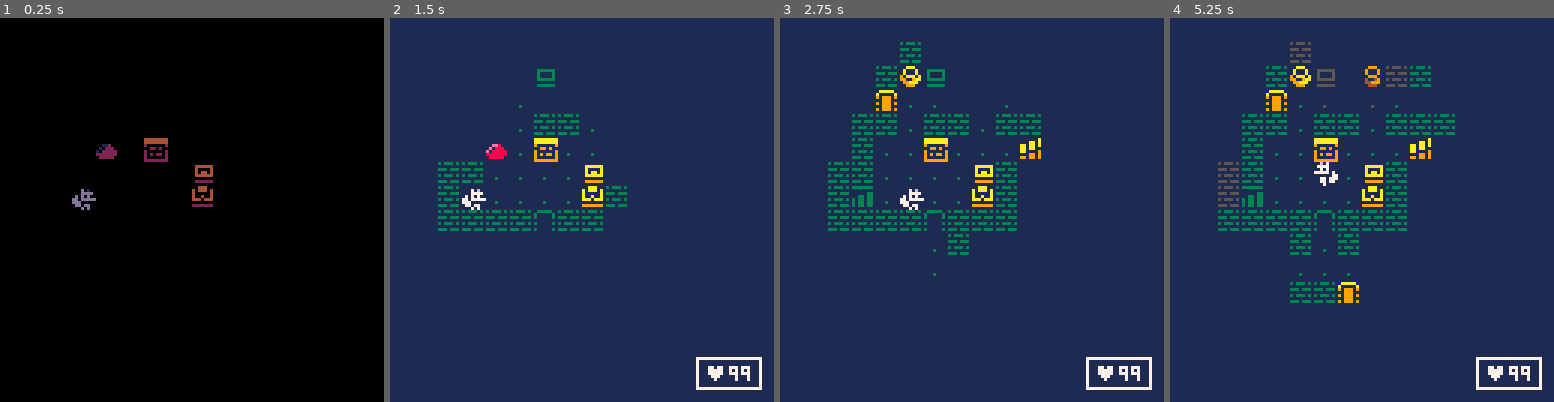
Above: before the commit, frames 1-4 (left to right).
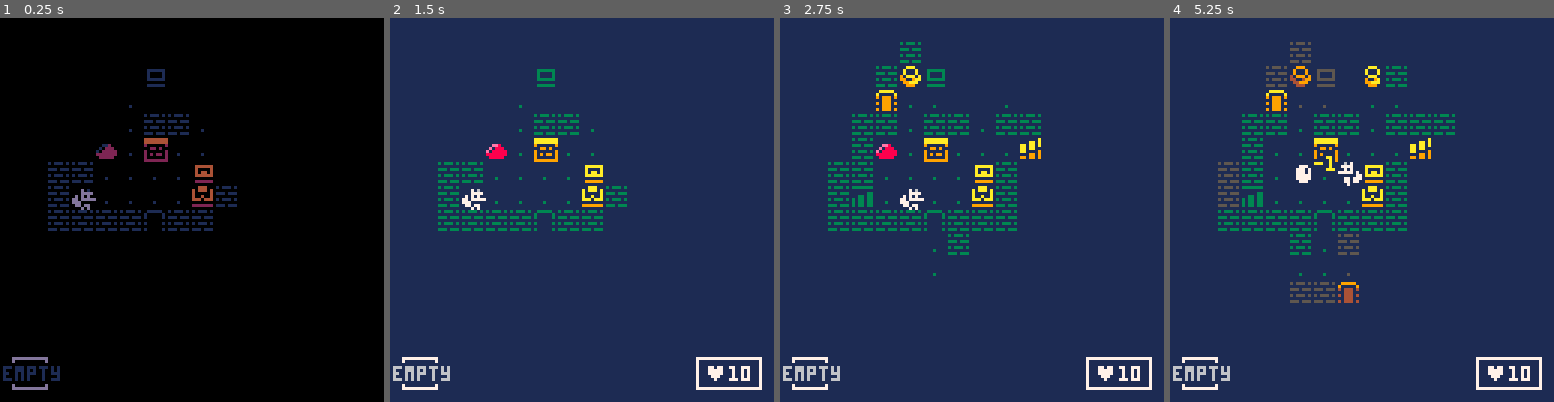
Above: after the commit, the same moments.

Repository: xjchong/pico-yggdrasil
Game: PICO-8 cartridge yggdrasil.p8
The game is run twice, just before and just after one commit, with the same random seed, the same clock (stepped at 60 frames per second) and the same inputs.
Inputs:
- Up to frame 1 (0.25 s): no input
- Up to frame 2 (1.5 s): tap X (X key) at 0.33, 1.07 s; tap O (Z key) at 0.7 s
- Up to frame 3 (2.75 s): hold Right 1.6-2.1 s; tap O (Z key) at 1.7, 2.1, 2.5 s; tap X (X key) at 1.85 s; hold Up 2.15-2.42 s; hold Right from 2.47 s (still down)
- Up to frame 4 (5.25 s): tap O (Z key) every 0.4 s from 2.9 to 4.9 s; tap X (X key) at 2.97, 4.08, 5.2 s; release Right at 3.03 s; hold Left 3.08-3.58 s; hold Down 3.63-3.97 s; hold Right 4.02-4.68 s; hold Up 4.73-5.03 s; hold Left from 5.08 s (still down)

The runs differ from the first frame. In frame 1, 2.4% of the frame differs, in the area x 0-62%, y 13-97%; in frame 2, 0.6%; in frame 3, 0.7%; in frame 4, 2.4%, in the area x 0-93%, y 12-97%.

Commit message:
Add start of inventory system

Diff:
--- a/yggdrasil.p8
+++ b/yggdrasil.p8
@@ -2,8 +2,8 @@
 version 41
 __lua__
 function _init()
- frame = 0
- btn_bfr = nil
+ frame=0
+ btn_bfr=nil
  allow_input=true
 
  --colors used to provide fadeout effect
@@ -16,10 +16,12 @@
  dnbors={-1,1,-16,16}
  shuf_dnbors={-1,1,-16,16} --use for shuffling.
 
+ init_btns()
  start_game()
 end
 
 function _update60()
+ upd_btns()
  --don't allow input while
  --screen is transitioning
  allow_input=fade_pct==0
@@ -45,9 +47,13 @@
  _upd_fn, _draw_fn = update_game, draw_game
 
  mobs={}
- player=add_mob(1,3,7)
- player.sight=6
+ items={}
+ inv_i=0
+ inv={}
+ pc=add_mob(1,3,7)
+ pc.vis=6
  is_p_turn=true
+ inv={}
 
  --temporary convenience
  --for adding mobs via map
@@ -61,9 +67,11 @@
   end
  end
 
- p_dist_map=get_dist_map(mob_pos(player))
- p_fov=get_fov(player)
- fog=get_fov(player)
+ p_dist_map=get_dist_map(mob_pos(pc))
+ fov={}
+ fog={}
+ update_fov()
+ update_fog()
 
  toasts={}
  windows={}
@@ -77,15 +85,18 @@
 --updates
 
 function update_game()
- load_btn_bfr()
- hp_window.txt={"♥"..player.hp}
-
- if btn_bfr and player.hp>0 then
+ local p_hp=pc.hp
+ hp_window.txt={"♥"..p_hp}
+ hp_window.clr=p_hp<4 and 8 or 7
+
+ if btn_bfr and p_hp>0 then
   handle_btn(btn_bfr)
-  btn_bfr = nil
- end
-
- if player.hp<=0 and player.flash<=0 then
+  btn_bfr=nil
+ else
+  read_input()
+ end
+
+ if p_hp<=0 and pc.flash<=0 then
   fade_to(1)
   windows={}
   _upd_fn=update_gameover
@@ -117,20 +128,30 @@
  --did everybody finish animating?
  if done then
   if is_p_turn then
-   is_p_turn=false
+   _upd_fn=update_game
+  else
    update_ai()
-  else
-   is_p_turn=true
-  _upd_fn=update_game
   end
  else
   _upd_fn=update_anim
  end
 end
 
+function update_fov()
+ local fpos,dist=mob_pos(pc),pc.vis
+
+ for tpos=1,256 do
+  if distance(fpos,tpos)<=dist then
+   fov[tpos]=los(tpos,fpos)
+  else
+   fov[tpos]=false
+  end
+ end
+end
+
 function update_fog()
  for i=1,256 do
-  fog[i]=fog[i] or p_fov[i]
+  fog[i]=fog[i] or fov[i]
  end
 end
 
@@ -156,11 +177,15 @@
  cls(1)
  map()
 
+ draw_items()
  draw_mobs()
+ draw_fog()
  draw_toasts()
- draw_fog()
+ draw_inv()
 
  fade_to(0)
+
+ draw_dbgs()
 end
 
 function draw_gameover()
@@ -191,25 +216,41 @@
  end
 end
 
+function draw_items()
+ local yo={-1,-2,-1,0}
+ for i in all(items) do
+  local x,y=i.x*8,i.y*8
+  spr(255,x,y)
+  draw_sprite(
+   i._spr,
+   x,
+   y+yo[flr(frame/15)%4+1],
+   nil --color
+  )
+ end
+end
+
 function draw_fog()
+ --alternate palette for fogged,
+ --uncovered tiles.
+ pal(3,5)
+ pal(9,4)
+ pal(10,9)
+ pal(13,5)
+
  for pos=1,256 do
   local x,y=pos_to_xy(pos)
-  if fog[pos] then
-   --uncovered
-   if not p_fov[pos] then
-    --not currently in sight
-    pal(3,5)
-    pal(9,4)
-    pal(10,9)
-    pal(13,5)
-    spr(mget(x,y),x*8,y*8)
-    pal()
-   end
-  else
+  local uncovered = fog[pos]
+  if uncovered and not fov[pos] then
+   --uncovered and not currently in sight
+   spr(mget(x,y),x*8,y*8)
+  elseif not uncovered then
    --covered
    spr(208,x*8,y*8)
   end
  end
+
+ pal()
 end
 
 --tools
@@ -328,10 +369,11 @@
  print(txt,x,y,clr)
 end
 
-function show_toast(_txt,_x,_y,_clr)
+function show_toast(_txt,_x,_y,_clr,center)
+ local xo=center and -(#_txt*2)+4 or 0
  add(toasts,{
   txt=_txt,
-  x=_x,
+  x=_x+xo,
   y=_y-5,
   yo=5,
   clr=_clr
@@ -340,11 +382,11 @@
 
 function draw_toasts()
  for t in all(toasts) do
-  t.yo-=t.yo/10
+  t.yo-=t.yo/15
   if t.yo<=1 then
    del(toasts,t)
   else
-   print_outlined(t.txt,t.x,t.y+t.yo,t.clr,0)
+   print_outlined(t.txt,t.x,t.y+t.yo,t.clr,1)
   end
  end
 end
@@ -370,19 +412,41 @@
   flip()
  end
 end
+
+function draw_inv()
+ local x,y,w,h=3,112,13,12
+ rectfill(x,y,x+w,y+h,1)
+ rect(x+1,y+1,x+w-1,y+h-1,7)
+
+ if (inv_i<1) then
+  print_outlined("empty",x-2,y+4,6,1)
+  return
+ end
+ local item=inv[inv_i]
+
+ spr(item._spr,x+3,y+2)
+ print_outlined(item.qty,x+11,y+8,7,1)
+end
 -->8
 --misc
 
 --is 'from' position adjacent
 --to 'to' position, where each
 --position is a 1d-pos.
+--also checks for out of bounds.
 function is_adj(fpos,tpos)
  local fx,fy=pos_to_xy(fpos)
  local tx,ty=pos_to_xy(tpos)
  local dx,dy=abs(fx-tx),abs(fy-ty)
- return abs(dx)<=1 --didn't go oob horizontally
-  and abs(dy)<=1 --didn't go oob vertically
-  and abs(dx+dy)<2 --didn't go diagonally
+ return
+  --didn't go oob horizontally
+  abs(dx)<=1
+  --didn't go oob vertically
+  and abs(dy)<=1
+  and tpos>=1
+  and tpos<=256
+  --didn't go diagonally
+  and abs(dx+dy)<2
 end
 
 --[[
@@ -416,20 +480,23 @@
 --where the valus indicate the
 --walkable dist from original position
 function get_dist_map(o_pos)
- local q,dmap,dist={o_pos},{},0
-
- while #q>0 do
-  for i=1,#q do
-   local pos=deli(q,1)
-   dmap[pos]=dist
-   for dnbor in all(dnbors) do
-    local nbor = pos+dnbor
-    if not dmap[nbor]
-      and not blocked(pos,nbor,"move_thru_mobs")
-      then
-     add(q,nbor)
-    end
-   end
+ local q,dmap,dist,i={o_pos},{},0,1
+
+ while i<=#q do
+  for _=i,#q do
+   local pos=q[i]
+   i+=1
+   if not dmap[pos] then
+	   dmap[pos]=dist
+	   for dnbor in all(dnbors) do
+	    local nbor = pos+dnbor
+	    if not dmap[nbor]
+	      and not blocked(pos,nbor,"move_thru_mobs")
+	      then
+	     add(q,nbor)
+	    end
+	   end
+	  end
   end
   dist+=1
  end
@@ -446,11 +513,6 @@
 --from pos (1 indexed)
 function pos_to_xy(pos)
  return (pos-1)%16, flr((pos-1)/16)
-end
-
---for debugging
-function logd(msg)
- show_timed_msg(msg,60,11)
 end
 
 --wait for a number of frames
@@ -488,17 +550,8 @@
    end
   end
 
-  --e2 and err are somewhat
-  --mysterious. i'm not good
-  --enough at math to properly
-  --explain what it does. but
-  --if you increase the factor
-  --you multiply err by,
-  --the distance that corners are
-  --fixed increases too, seemingly
-  --linearly. thus i have chosen
-  --the theoretical furthest
-  --a corner could be from the player, 16
+  --multiply by more for more
+  --corner fix range
   local e2=err*16
   if e2>-dy then
    err-=dy
@@ -520,20 +573,6 @@
  return sqrt(dx*dx+dy*dy)
 end
 
-function get_fov(mob)
- local fpos,dist=mob_pos(mob),mob.sight
- local fmap={}
-
- for tpos=1,256 do
-  if not fmap[tpos]
-    and (distance(fpos,tpos)<=dist)
-    then
-   fmap[tpos]=los(tpos,fpos)
-  end
- end
-
- return fmap
-end
 
 
 
@@ -544,33 +583,63 @@
  if (not allow_input) return
  for i=0, 5 do
   if btnp(i) then
-   btn_bfr = i
+   btn_bfr=i
    return
   end
  end
 end
 
+function read_input()
+ --handle special inputs first
+ if btnl(❎) then
+  --expand items
+  if btnps(⬅️) then
+   --change item left
+  elseif btnps(➡️) then
+   --change item right
+  end
+ --try getting other buttons
+ elseif btnps(🅾️) then
+  handle_btn(🅾️)
+ elseif btnps(❎) then
+  handle_btn(❎)
+ elseif not btn(❎) and not btn(🅾️) then
+  for i=0,3 do
+  --make mvmt repeat by btnp
+   if btnp(i) then
+    handle_btn(i)
+    return
+   end
+  end
+ end
+end
+
 function handle_btn(_btn)
- if (not _btn) return
+ local did_act=false
 
  if msg_window then
   if _btn>3 then
    msg_window.dur = 0
    msg_window = nil
   end
+ elseif _btn==🅾️ then
+  did_act=use_item()
  elseif _btn<4 then
-  if move_mob(
-     player,
-     dxs[_btn+1],
-     dys[_btn+1]
-    ) then
-   p_dist_map=get_dist_map(mob_pos(player))
-   p_fov=get_fov(player)
-   update_fog()
-  end
-
-  _upd_fn=update_anim
- end
+  did_act=move_mob(
+    pc,
+    dxs[_btn+1],
+    dys[_btn+1]
+  )
+ end
+
+ if did_act then
+  p_dist_map=get_dist_map(mob_pos(pc))
+  update_fov()
+  is_p_turn=#mobs==1
+ end
+
+ _upd_fn=update_anim
+ update_fog()
 end
 
 -->8
@@ -600,10 +669,10 @@
   --walkable
   m.x+=dx
 	 m.y+=dy
-	 m.xo,m.yo,m.anim_spd=-8*dx,-8*dy,2
+	 m.xo,m.yo,m.anim_spd=-8*dx,-8*dy,3
 	 did_act = true
 	 --player makes a walking sound.
-	 if (m==player) sfx(0)
+	 if (m==pc) sfx(0)
  end
 
  --don't animate mobs out of sight
@@ -619,19 +688,28 @@
 end
 
 function handle_interact(mob,tile,x,y)
- local other=get_mob(x,y)
+ local other,item=get_mob(x,y),get_item(x,y)
 
  if other
    and mob!=other
-   and (mob==player or other==player)
+   and (mob==pc or other==pc)
    then
   --handle combat
   hit_mob(mob,other)
-  sfx(9)
+  if mob==pc then
+   sfx(9)
+  elseif other==pc then
+   sfx(10)
+  end
   return true
  end
 
- if (mob!=player) return false
+ if (mob!=pc) return false
+
+ if item then
+  pickup(item)
+  return
+ end
 
  if tile==202 or tile==201 then
   --vases
@@ -644,10 +722,14 @@
  elseif tile==204 or tile==205 then
   --chests
   mset(x, y, tile+16)
+  add_item("rice",2,x,y)
   sfx(5)
  elseif tile==206 then
   --upstairs
   sfx(8)
+  fade_to(1)
+  wait(30)
+  start_game()
  elseif tile==222 then
   --signs
   if x==6 and y==5 then
@@ -689,7 +771,7 @@
  2-slime
 --]]
 
-mob_hps={99,1}
+mob_hps={10,2}
 mob_atks={1,1}
 mob_anims={{1,2,3,4},{5,6,5,7}}
 
@@ -721,13 +803,13 @@
 
 function hit_mob(atkr,defr)
  local toast_clr = 10
- if (defr==player) toast_clr=9
+ if (defr==pc) toast_clr=9
 
  defr.hp-=atkr.atk
 
  if defr.hp<=0 then
   defr.flash=12
-  if defr==player then
+  if defr==pc then
    sfx(11)
    defr.flash=64
   end
@@ -735,16 +817,27 @@
   defr.flash=8
  end
 
- show_toast(
-  "-"..tostring(atkr.atk),
-  defr.x*8,
-  defr.y*8,
-  toast_clr --toast color
- )
+ mob_say(defr,"-"..tostring(atkr.atk),toast_clr)
+-- show_toast(
+--  "-"..tostring(atkr.atk),
+--  defr.x*8,
+--  defr.y*8,
+--  toast_clr --toast color
+-- )
 end
 
 function mob_pos(m)
  return xy_to_pos(m.x,m.y)
+end
+
+function mob_say(mob,msg,clr)
+ show_toast(
+  msg,
+  mob.x*8,
+  mob.y*8,
+  clr,
+  true --center
+ )
 end
 -->8
 --ai
@@ -768,6 +861,8 @@
    end
   end
  end
+
+ is_p_turn=true
 end
 
 --returns a random move that
@@ -792,24 +887,176 @@
 --bring this mob closest to
 --the player
 function ai_move_chase(m)
- local pos=mob_pos(m)
- local cur_dist=p_dist_map[pos]
+ local pos,p_pos=mob_pos(m),mob_pos(pc)
+ local cur_dist,min_dist,best=
+   p_dist_map[pos],99,nil
 
  --use the player's dist map
  --to get closer to player
  for dnbor in all(dnbors) do
   local tpos=pos+dnbor
   local nxt_dist=p_dist_map[tpos]
-  if nxt_dist
-    and cur_dist
+  if nxt_dist and cur_dist
     and nxt_dist<cur_dist then
-   move_mob_pos(m,tpos)
-   return
-  end
- end
-
- --fallback is to move randomly
- ai_move_rnd(m)
+   local tdist=distance(tpos,p_pos)
+   if tdist<min_dist then
+    best=tpos
+    min_dist=tdist
+   end
+  end
+ end
+
+ if best then
+  move_mob_pos(m,best)
+ else
+  --fallback is to move randomly
+  ai_move_rnd(m)
+ end
+end
+-->8
+--debug
+
+dbgs={}
+
+function draw_dbgs()
+ local i=1
+ for dbg in all(dbgs) do
+  dbg.dur-=1
+  print(dbg.txt,2,i*6-4,11)
+  if dbg.dur<=0 then
+   del(dbgs,dbg)
+  end
+  i+=1
+ end
+end
+
+function logd(_txt)
+ local dbg={txt=_txt,dur=60}
+ add(dbgs,dbg)
+end
+
+function draw_dist_map()
+ for i=1,256 do
+  local x,y=pos_to_xy(i)
+  if p_dist_map[i] then
+    print(p_dist_map[i],x*8,y*8,11)
+  end
+ end
+end
+-->8
+--items
+
+function add_item(_name,_qty,_x,_y)
+ local item
+ if _name=="rice" then
+  item=add(items,{
+   name="rice",
+   _spr=237,
+   x=_x,
+   y=_y,
+   qty=_qty
+  })
+ end
+
+ mob_say(item,_name,7)
+end
+
+function get_item(x,y)
+ for i in all(items) do
+  if i.x==x and i.y==y then
+   return i
+  end
+ end
+end
+
+function pickup(item)
+ if #inv>=4 then
+  mob_say(pc,"full!",7)
+ else
+  for i=1,#inv+1 do
+   if i==#inv+1 then
+    add(inv,item)
+   else
+    local inv_item=inv[i]
+    if inv_item.name==item.name then
+     inv_item.qty+=item.qty
+     break
+    end
+   end
+  end
+
+  del(items,item)
+  sfx(12)
+
+  if (inv_i<1) inv_i=1
+ end
+end
+
+function use_item()
+ if inv_i<1 then
+  sfx(6)
+  return false
+ end
+
+ local item=inv[inv_i]
+
+ item.qty-=1
+
+ if item.name=="rice" then
+  pc.hp+=1
+  mob_say(pc,"+1",11)
+  sfx(13)
+ end
+
+ if item.qty<=0 then
+  del(inv,item)
+  inv_i=min(inv_i,#inv)
+ end
+
+ return true
+end
+-->8
+--button tools
+
+--call from _init()
+function init_btns()
+ --long hold duration threshold
+ btnl_d=20
+ btn_t={}
+
+ for i=1,6 do
+  btn_t[i]={p=0,d=0}
+ end
+end
+
+--call from _update60()
+function upd_btns()
+  for i=0,5 do
+  local b=btn_t[i+1]
+  b.p=max(b.p-1,0)
+  if (b.p==0) b.d=0
+  if btn(i%6,i\6) then
+   b.p=2
+   b.d+=1
+  end
+ end
+end
+
+--released
+function btnr(i)
+ return btn_t[i+1].p==1
+end
+
+--short press
+function btnps(i)
+ local b=btn_t[i+1]
+ return b.p==1 and b.d<=btnl_d
+end
+
+--long hold
+function btnl(i)
+ local b=btn_t[i+1]
+ return b.p==2 and b.d>btnl_d
 end
 __gfx__
 11111111111111111117161111111111111716111111111111111111111111111111111111111111111111111111111111111111111111111111111111111111
@@ -924,14 +1171,14 @@
 11111111111111111111111111111111111111111111111111111111111111111111111111111111111111111111111111111111111111119191991911111111
 11111111111111111111111111111111111111111111111111111111111111111111111111111111111111113111113133333331133333319111111911111111
 11111111111111111111111111111111111111111111111111111111111111111111111111111111111111111111111111111111111111119999999911111111
-11111111111111111111111111111111111111111111111111111111111111111111111111111111111111111111111111111111111111111111111111111111
-11111111111111111111111111111111111111111111111111111111111111111111111111111111111111111111111111111111111111111111111111111111
-11111111111111111111111111111111111111111111111111111111111111111111111111111111111111111111111111111111111111111111111111111111
-11111111111111111111111111111111111111111111111111111111111111111111111111111111111111111111111111111111111111111111111111111111
-11111111111111111111111111111111111111111111111111111111111111111111111111111111111111111111111111111111111111111111111111111111
-11111111111111111111111111111111111111111111111111111111111111111111111111111111111111111111111111111111111111111111111111111111
-11111111111111111111111111111111111111111111111111111111111111111111111111111111111111111111111111111111111111111111111111111111
-11111111111111111111111111111111111111111111111111111111111111111111111111111111111111111111111111111111111111111111111111111111
+11111111111111111111111111111111111111111111111111111111111111111111111111111111111111111111111100000000000000000000000011111111
+111111111111111111111111111111111111111111111111111111111111111111111111111111111111111111111111000aa00000000000000aa00011111111
+11111111111111111111111111111111111111111111111111111111111111111111111111111111111111111111111100000000000aa00000a11a0011111111
+1111111111111111111111111111111111111111111111111111111111111111111111111111111111111111111111110099aa00009aaa00000aa00011111111
+11111111111111111111111111111111111111111111111111111111111111111111111111111111111111111111111100991a0009999aa0009aaa0011111111
+11111111111111111111111111111111111111111111111111111111111111111111111111111111111111111111111109aaaaa0099119a00099aa0011111111
+11111111111111111111111111111111111111111111111111111111111111111111111111111111111111111111111100099000099119900009900011111111
+11111111111111111111111111111111111111111111111111111111111111111111111111111111111111111111111100000000000000000000000011111111
 11111111111111111111111111111111111111111111111111111111111111111111111111111111111111111111111111111111111111111111111111111111
 11111111111111111111111111111111111111111111111111111111111111111111111111111111111111111111111111111111111111111111111111111111
 11111111111111111111111111111111111111111111111111111111111111111111111111111111111111111111111111111111111111111111111111111111
@@ -1077,17 +1324,17 @@
 c1c1c1c1c1c1c1c1c1c1c1c1c1c1c1c100000000000000000000000000000000000000000000000000000000000000000000000000000000000000000000000000000000000000000000000000000000000000000000000000000000000000000000000000000000000000000000000000000000000000000000000000000000
 c1c1c1c1c1c1c1c1c1c1c1c1c1c1c1c100000000000000000000000000000000000000000000000000000000000000000000000000000000000000000000000000000000000000000000000000000000000000000000000000000000000000000000000000000000000000000000000000000000000000000000000000000000
 c1c9cdcac1cadddcc9c1c1c1c9cccac100000000000000000000000000000000000000000000000000000000000000000000000000000000000000000000000000000000000000000000000000000000000000000000000000000000000000000000000000000000000000000000000000000000000000000000000000000000
-c1c0c0c0cbc0c0c0c0c0c0cbc005c9c100000000000000000000000000000000000000000000000000000000000000000000000000000000000000000000000000000000000000000000000000000000000000000000000000000000000000000000000000000000000000000000000000000000000000000000000000000000
-c1c0c1c1c1c0c1c1c0c1c1c1c9c0cac100000000000000000000000000000000000000000000000000000000000000000000000000000000000000000000000000000000000000000000000000000000000000000000000000000000000000000000000000000000000000000000000000000000000000000000000000000000
+c1c005c0cbc0c0c0c0c0c0cbc0c0c9c100000000000000000000000000000000000000000000000000000000000000000000000000000000000000000000000000000000000000000000000000000000000000000000000000000000000000000000000000000000000000000000000000000000000000000000000000000000
+c1c0c1c1c1c0c1c1c0c1c1c1c905cac100000000000000000000000000000000000000000000000000000000000000000000000000000000000000000000000000000000000000000000000000000000000000000000000000000000000000000000000000000000000000000000000000000000000000000000000000000000
 c1c0c1c105c0dec0c0c0cec1cac0c0c100000000000000000000000000000000000000000000000000000000000000000000000000000000000000000000000000000000000000000000000000000000000000000000000000000000000000000000000000000000000000000000000000000000000000000000000000000000
 c1c0c1c1c0c0c0c0cdc1c1c1c1c0c1c100000000000000000000000000000000000000000000000000000000000000000000000000000000000000000000000000000000000000000000000000000000000000000000000000000000000000000000000000000000000000000000000000000000000000000000000000000000
 c1c0c1cfc0c0c0c0ccc1dec1c1c0c1c100000000000000000000000000000000000000000000000000000000000000000000000000000000000000000000000000000000000000000000000000000000000000000000000000000000000000000000000000000000000000000000000000000000000000000000000000000000
 c1c0c1c1c1c1dbc1c1c1c0c0c0c0c1c100000000000000000000000000000000000000000000000000000000000000000000000000000000000000000000000000000000000000000000000000000000000000000000000000000000000000000000000000000000000000000000000000000000000000000000000000000000
-c1c0c0c0c0c1c0c1c1c1c005c0c0c1c100000000000000000000000000000000000000000000000000000000000000000000000000000000000000000000000000000000000000000000000000000000000000000000000000000000000000000000000000000000000000000000000000000000000000000000000000000000
-c1c0c1c1c0c0c0c0c0c0c0c0c005c1c100000000000000000000000000000000000000000000000000000000000000000000000000000000000000000000000000000000000000000000000000000000000000000000000000000000000000000000000000000000000000000000000000000000000000000000000000000000
-c1c0c1c1c0c1c1cbc1c1c0c0c0c0c1c100000000000000000000000000000000000000000000000000000000000000000000000000000000000000000000000000000000000000000000000000000000000000000000000000000000000000000000000000000000000000000000000000000000000000000000000000000000
-c1c0c1c1c0c1cdc0c1c1c0c005c0c1c100000000000000000000000000000000000000000000000000000000000000000000000000000000000000000000000000000000000000000000000000000000000000000000000000000000000000000000000000000000000000000000000000000000000000000000000000000000
-c1c0c0c005c1c9cac1c1c1c1c1c1c1c100000000000000000000000000000000000000000000000000000000000000000000000000000000000000000000000000000000000000000000000000000000000000000000000000000000000000000000000000000000000000000000000000000000000000000000000000000000
+c1c0c0c0c0c1c0c1c1c1c0c005c0c1c100000000000000000000000000000000000000000000000000000000000000000000000000000000000000000000000000000000000000000000000000000000000000000000000000000000000000000000000000000000000000000000000000000000000000000000000000000000
+c1c0c1c1c0c0c0c0c0c0c0c0c0c0c1c100000000000000000000000000000000000000000000000000000000000000000000000000000000000000000000000000000000000000000000000000000000000000000000000000000000000000000000000000000000000000000000000000000000000000000000000000000000
+c1c0c1c1c0c1c1cbc1c1c0c0c005c1c100000000000000000000000000000000000000000000000000000000000000000000000000000000000000000000000000000000000000000000000000000000000000000000000000000000000000000000000000000000000000000000000000000000000000000000000000000000
+c1c0c1c105c1cdc0c1c1c005c0c0c1c100000000000000000000000000000000000000000000000000000000000000000000000000000000000000000000000000000000000000000000000000000000000000000000000000000000000000000000000000000000000000000000000000000000000000000000000000000000
+c1c0c0c0c0c1c9cac1c1c1c1c1c1c1c100000000000000000000000000000000000000000000000000000000000000000000000000000000000000000000000000000000000000000000000000000000000000000000000000000000000000000000000000000000000000000000000000000000000000000000000000000000
 c1c1c1c1c1c1c1c1c1c1c1c1c1c1c1c100000000000000000000000000000000000000000000000000000000000000000000000000000000000000000000000000000000000000000000000000000000000000000000000000000000000000000000000000000000000000000000000000000000000000000000000000000000
 c1c1c1c1c1c1c1c1c1c1c1c1c1c1c1c100000000000000000000000000000000000000000000000000000000000000000000000000000000000000000000000000000000000000000000000000000000000000000000000000000000000000000000000000000000000000000000000000000000000000000000000000000000
 
Not shown, changed: the sound effects (__sfx__) section of yggdrasil.p8
Not shown, changed: yggdrasil.p8.png
